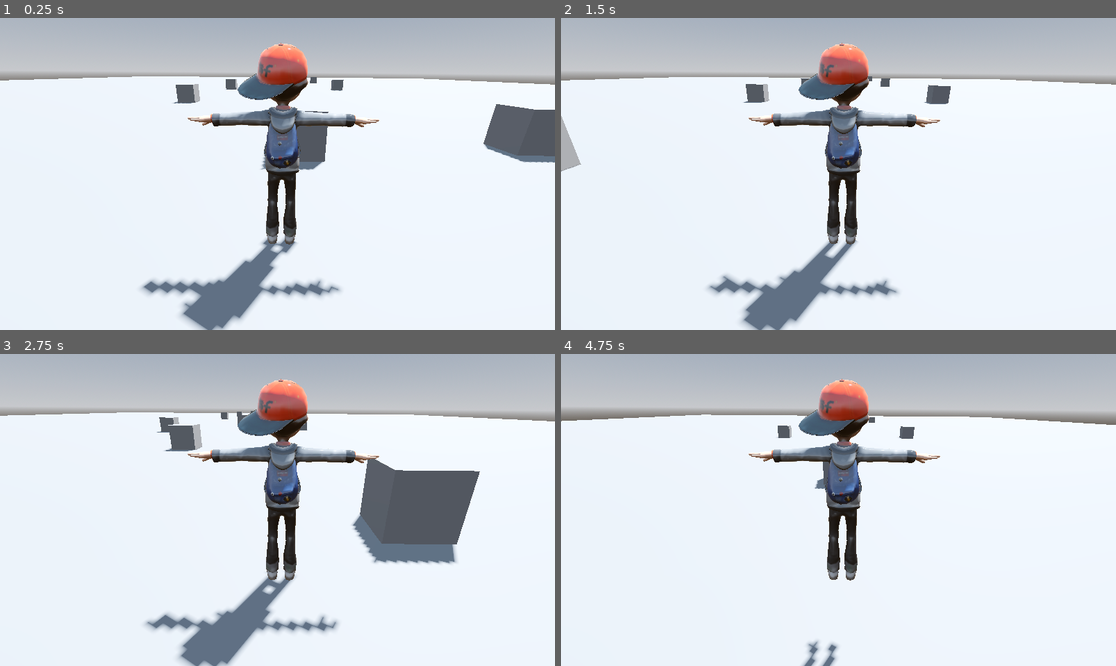
Above: before the commit, frames 1-4 (two rows, left to right).
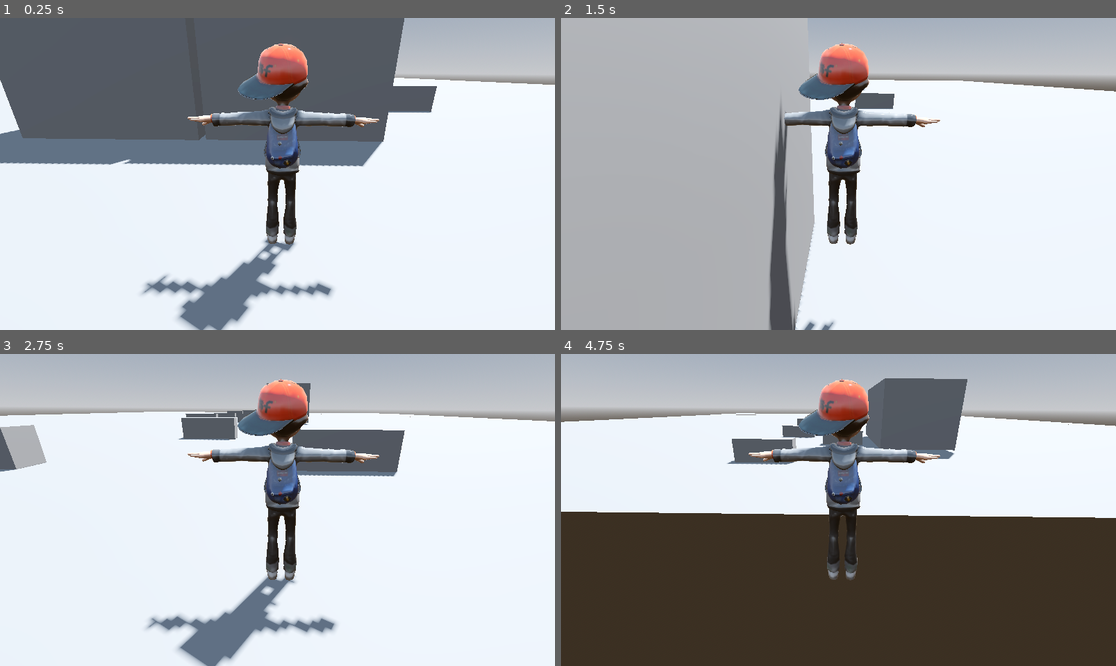
Above: after the commit, the same moments.

Repository: nathandrake3652/Engineer-Rush
Game: Godot game, scene res://mundo.tscn
The game is run twice, just before and just after one commit, with the same random seed, the same clock (stepped at 60 frames per second) and the same inputs.
Inputs:
- Up to frame 1 (0.25 s): no input
- Up to frame 2 (1.5 s): tap Enter (ui_accept) at 0.5, 0.77 s; hold Right (ui_right) 0.53-1.28 s; hold Left (ui_left) from 1.28 s (still down)
- Up to frame 3 (2.75 s): tap Enter (ui_accept) at 1.52 s; release Left (ui_left) at 2.03 s; hold Right (ui_right) from 2.03 s (still down)
- Up to frame 4 (4.75 s): tap Enter (ui_accept) at 3.02, 3.77, 4.52 s; release Right (ui_right) at 3.53 s; hold Left (ui_left) from 3.53 s (still down)

The runs differ from the first frame. In frame 1, 32% of the frame differs, in the area x 0-100%, y 0-100%; in frame 2, 38%; in frame 3, 11%; in frame 4, 53%, in the area x 0-100%, y 7-100%.

Commit message:
mejora de obstaculos
se cambiaron los mesh y colisiones de los obstaculos se planea agregar mas escenas

Diff:
--- a/Terrenos/terreno_0.tscn
+++ b/Terrenos/terreno_0.tscn
@@ -1,11 +1,25 @@
-[gd_scene load_steps=5 format=3 uid="uid://fdf2jjxjq1p7"]
+[gd_scene load_steps=9 format=3 uid="uid://fdf2jjxjq1p7"]
 
 [sub_resource type="PlaneMesh" id="PlaneMesh_wwdcc"]
-size = Vector2(100, 20)
+size = Vector2(100, 26)
 
 [sub_resource type="BoxShape3D" id="BoxShape3D_2gpoa"]
+size = Vector3(2.99902, 1, 1)
 
 [sub_resource type="BoxMesh" id="BoxMesh_kq263"]
+size = Vector3(3, 1, 1)
+
+[sub_resource type="BoxMesh" id="BoxMesh_f0wx7"]
+size = Vector3(3, 1.3, 1)
+
+[sub_resource type="ConcavePolygonShape3D" id="ConcavePolygonShape3D_2vpwb"]
+data = PackedVector3Array(-1.5, 0.65, 0.5, 1.5, 0.65, 0.5, -1.5, -0.65, 0.5, 1.5, 0.65, 0.5, 1.5, -0.65, 0.5, -1.5, -0.65, 0.5, 1.5, 0.65, -0.5, -1.5, 0.65, -0.5, 1.5, -0.65, -0.5, -1.5, 0.65, -0.5, -1.5, -0.65, -0.5, 1.5, -0.65, -0.5, 1.5, 0.65, 0.5, 1.5, 0.65, -0.5, 1.5, -0.65, 0.5, 1.5, 0.65, -0.5, 1.5, -0.65, -0.5, 1.5, -0.65, 0.5, -1.5, 0.65, -0.5, -1.5, 0.65, 0.5, -1.5, -0.65, -0.5, -1.5, 0.65, 0.5, -1.5, -0.65, 0.5, -1.5, -0.65, -0.5, 1.5, 0.65, 0.5, -1.5, 0.65, 0.5, 1.5, 0.65, -0.5, -1.5, 0.65, 0.5, -1.5, 0.65, -0.5, 1.5, 0.65, -0.5, -1.5, -0.65, 0.5, 1.5, -0.65, 0.5, -1.5, -0.65, -0.5, 1.5, -0.65, 0.5, 1.5, -0.65, -0.5, -1.5, -0.65, -0.5)
+
+[sub_resource type="BoxMesh" id="BoxMesh_m0rq6"]
+size = Vector3(4.7, 4, 10)
+
+[sub_resource type="ConcavePolygonShape3D" id="ConcavePolygonShape3D_fhwbb"]
+data = PackedVector3Array(-1.5, 2, 5, 1.5, 2, 5, -1.5, -2, 5, 1.5, 2, 5, 1.5, -2, 5, -1.5, -2, 5, 1.5, 2, -5, -1.5, 2, -5, 1.5, -2, -5, -1.5, 2, -5, -1.5, -2, -5, 1.5, -2, -5, 1.5, 2, 5, 1.5, 2, -5, 1.5, -2, 5, 1.5, 2, -5, 1.5, -2, -5, 1.5, -2, 5, -1.5, 2, -5, -1.5, 2, 5, -1.5, -2, -5, -1.5, 2, 5, -1.5, -2, 5, -1.5, -2, -5, 1.5, 2, 5, -1.5, 2, 5, 1.5, 2, -5, -1.5, 2, 5, -1.5, 2, -5, 1.5, 2, -5, -1.5, -2, 5, 1.5, -2, 5, -1.5, -2, -5, 1.5, -2, 5, 1.5, -2, -5, -1.5, -2, -5)
 
 [sub_resource type="ConcavePolygonShape3D" id="ConcavePolygonShape3D_nelot"]
 data = PackedVector3Array(50, 0, 10, -50, 0, 10, 50, 0, -10, -50, 0, 10, -50, 0, -10, 50, 0, -10)
@@ -15,36 +29,53 @@
 mesh = SubResource("PlaneMesh_wwdcc")
 
 [node name="bloque_0" type="StaticBody3D" parent="."]
-transform = Transform3D(1, 0, 0, 0, 1, 0, 0, 0, 1, -0.127552, 0.5, -3.17008)
+transform = Transform3D(1, 0, 0, 0, 1, 0, 0, 0, 1, 0.116497, 0.5, 2.33651)
 metadata/Gameover = true
 
 [node name="CollisionShape3D" type="CollisionShape3D" parent="bloque_0"]
+transform = Transform3D(1, 0, 0, 0, 1, 0, 0, 0, 1, -0.0438871, 0, -3.29957)
 shape = SubResource("BoxShape3D_2gpoa")
 
 [node name="MeshInstance3D" type="MeshInstance3D" parent="bloque_0"]
+transform = Transform3D(1, 0, 0, 0, 1, 0, 0, 0, 1, -0.0425394, 0.038475, -3.29895)
 mesh = SubResource("BoxMesh_kq263")
 
 [node name="bloque_1" type="StaticBody3D" parent="."]
-transform = Transform3D(1, 0, 0, 0, 1, 0, 0, 0, 1, -4.36017, 0.500001, 5.82678)
+transform = Transform3D(1, 0, 0, 0, 1, 0, 0, 0, 1, -3.94818, 0.500001, 5.82678)
 metadata/Gameover = true
 
-[node name="CollisionShape3D" type="CollisionShape3D" parent="bloque_1"]
-shape = SubResource("BoxShape3D_2gpoa")
+[node name="MeshInstance3D" type="MeshInstance3D" parent="bloque_1"]
+mesh = SubResource("BoxMesh_f0wx7")
 
-[node name="MeshInstance3D" type="MeshInstance3D" parent="bloque_1"]
-mesh = SubResource("BoxMesh_kq263")
+[node name="CollisionShape3D2" type="CollisionShape3D" parent="bloque_1"]
+shape = SubResource("ConcavePolygonShape3D_2vpwb")
 
 [node name="bloque_2" type="StaticBody3D" parent="."]
-transform = Transform3D(1, 0, 0, 0, 1, 0, 0, 0, 1, 5.68089, 0.5, 3.32641)
+transform = Transform3D(1, 0, 0, 0, 1, 0, 0, 0, 1, 4.96669, 0.5, -1.1554)
 metadata/Gameover = true
 
-[node name="CollisionShape3D" type="CollisionShape3D" parent="bloque_2"]
-shape = SubResource("BoxShape3D_2gpoa")
+[node name="MeshInstance3D" type="MeshInstance3D" parent="bloque_2"]
+transform = Transform3D(1, 0, 0, 0, 1, 0, 0, 0, 1, -0.184, 1.69226, -0.912)
+mesh = SubResource("BoxMesh_m0rq6")
 
-[node name="MeshInstance3D" type="MeshInstance3D" parent="bloque_2"]
-mesh = SubResource("BoxMesh_kq263")
+[node name="CollisionShape3D2" type="CollisionShape3D" parent="bloque_2"]
+transform = Transform3D(1.5, 0, 0, 0, 1, 0, 0, 0, 1, -0.212923, 1.59368, -0.910364)
+shape = SubResource("ConcavePolygonShape3D_fhwbb")
 
 [node name="StaticBody3D" type="StaticBody3D" parent="."]
 
 [node name="CollisionShape3D" type="CollisionShape3D" parent="StaticBody3D"]
+transform = Transform3D(1, 0, 0, 0, 1, 0, 0, 0, 1.35, 0, 0, -0.00591946)
 shape = SubResource("ConcavePolygonShape3D_nelot")
+
+[node name="bloque_3" type="StaticBody3D" parent="."]
+transform = Transform3D(1, 0, 0, 0, 1, 0, 0, 0, 1, -4.01719, 0.5, -2.69674)
+metadata/Gameover = true
+
+[node name="CollisionShape3D" type="CollisionShape3D" parent="bloque_3"]
+transform = Transform3D(1, 0, 0, 0, 1, 0, 0, 0, 1, -0.0438871, 0, -3.29957)
+shape = SubResource("BoxShape3D_2gpoa")
+
+[node name="MeshInstance3D" type="MeshInstance3D" parent="bloque_3"]
+transform = Transform3D(1, 0, 0, 0, 1, 0, 0, 0, 1, -0.0425396, 0.038475, -3.29895)
+mesh = SubResource("BoxMesh_kq263")
--- a/Terrenos/terreno_01.tscn
+++ b/Terrenos/terreno_01.tscn
@@ -1,50 +1,66 @@
-[gd_scene load_steps=5 format=3 uid="uid://dmyrceiqgte61"]
+[gd_scene load_steps=8 format=3 uid="uid://dmyrceiqgte61"]
 
 [sub_resource type="PlaneMesh" id="PlaneMesh_wwdcc"]
-size = Vector2(100, 20)
-
-[sub_resource type="BoxShape3D" id="BoxShape3D_2gpoa"]
+size = Vector2(100, 26)
 
 [sub_resource type="BoxMesh" id="BoxMesh_kq263"]
+size = Vector3(3, 1.3, 1)
+
+[sub_resource type="ConvexPolygonShape3D" id="ConvexPolygonShape3D_njt1u"]
+points = PackedVector3Array(1.5, 0.65, 0.5, 1.5, 0.65, -0.5, -1.5, 0.65, 0.5, 1.5, -0.65, 0.5, 1.5, -0.65, -0.5, -1.5, 0.65, -0.5, -1.5, -0.65, 0.5, -1.5, -0.65, -0.5)
+
+[sub_resource type="BoxMesh" id="BoxMesh_w44yl"]
+size = Vector3(4.7, 4, 10)
+
+[sub_resource type="ConvexPolygonShape3D" id="ConvexPolygonShape3D_s7tmr"]
+points = PackedVector3Array(2.34954, 2, 5, 2.34954, -2, 5, 2.34954, 2, -5, -2.35, 2, 5, -2.35, -2, 5, 2.34954, -2, -5, -2.35, 2, -5, -2.35, -2, -5)
 
 [sub_resource type="ConcavePolygonShape3D" id="ConcavePolygonShape3D_nelot"]
 data = PackedVector3Array(50, 0, 10, -50, 0, 10, 50, 0, -10, -50, 0, 10, -50, 0, -10, 50, 0, -10)
+
+[sub_resource type="ConvexPolygonShape3D" id="ConvexPolygonShape3D_b47ck"]
+points = PackedVector3Array(2.34954, 2, 5, 2.34954, -2, 5, 2.34954, 2, -5, -2.35, 2, 5, -2.35, -2, 5, 2.34954, -2, -5, -2.35, 2, -5, -2.35, -2, -5)
 
 [node name="Terreno_0" type="MeshInstance3D"]
 transform = Transform3D(1, 0, 0, 0, 1, 0, 0, 0, 1, 0.00918388, -0.0637169, -8.52457)
 mesh = SubResource("PlaneMesh_wwdcc")
 
 [node name="bloque_0" type="StaticBody3D" parent="."]
-transform = Transform3D(1, 0, 0, 0, 1, 0, 0, 0, 1, -0.167257, 0.5, 2.14114)
+transform = Transform3D(1, 0, 0, 0, 1, 0, 0, 0, 1, -0.167257, 0.5, -5.12596)
 metadata/Gameover = false
-
-[node name="CollisionShape3D" type="CollisionShape3D" parent="bloque_0"]
-shape = SubResource("BoxShape3D_2gpoa")
 
 [node name="MeshInstance3D" type="MeshInstance3D" parent="bloque_0"]
 mesh = SubResource("BoxMesh_kq263")
 
-[node name="bloque_1" type="StaticBody3D" parent="."]
-transform = Transform3D(1, 0, 0, 0, 1, 0, 0, 0, 1, -5.39856, 0.500001, -2.98857)
+[node name="CollisionShape3D" type="CollisionShape3D" parent="bloque_0"]
+shape = SubResource("ConvexPolygonShape3D_njt1u")
+
+[node name="bloque_2" type="StaticBody3D" parent="."]
+transform = Transform3D(1, 0, 0, 0, 1, 0, 0, 0, 1, 5.19545, 0.5, 8.08978)
 metadata/Gameover = false
 
-[node name="CollisionShape3D" type="CollisionShape3D" parent="bloque_1"]
-shape = SubResource("BoxShape3D_2gpoa")
-
-[node name="MeshInstance3D" type="MeshInstance3D" parent="bloque_1"]
-mesh = SubResource("BoxMesh_kq263")
-
-[node name="bloque_2" type="StaticBody3D" parent="."]
-transform = Transform3D(1, 0, 0, 0, 1, 0, 0, 0, 1, 5.19545, 0.5, 5.79967)
-metadata/Gameover = false
+[node name="MeshInstance3D" type="MeshInstance3D" parent="bloque_2"]
+transform = Transform3D(1, 0, 0, 0, 1, 0, 0, 0, 1, -0.823135, 1.40193, -3.17987)
+mesh = SubResource("BoxMesh_w44yl")
 
 [node name="CollisionShape3D" type="CollisionShape3D" parent="bloque_2"]
-shape = SubResource("BoxShape3D_2gpoa")
-
-[node name="MeshInstance3D" type="MeshInstance3D" parent="bloque_2"]
-mesh = SubResource("BoxMesh_kq263")
+transform = Transform3D(1, 0, 0, 0, 1, 0, 0, 0, 1, -0.823135, 1.40193, -3.17987)
+shape = SubResource("ConvexPolygonShape3D_s7tmr")
 
 [node name="StaticBody3D" type="StaticBody3D" parent="."]
 
 [node name="CollisionShape3D" type="CollisionShape3D" parent="StaticBody3D"]
+transform = Transform3D(1, 0, 0, 0, 1, 0, 0, 0, 1.35, -0.031, 0, -0.0077734)
 shape = SubResource("ConcavePolygonShape3D_nelot")
+
+[node name="bloque_3" type="StaticBody3D" parent="."]
+transform = Transform3D(1, 0, 0, 0, 1, 0, 0, 0, 1, -4.84366, 0.5, 8.79448)
+metadata/Gameover = false
+
+[node name="MeshInstance3D" type="MeshInstance3D" parent="bloque_3"]
+transform = Transform3D(1, 0, 0, 0, 1, 0, 0, 0, 1, -0.823135, 1.40193, -3.17987)
+mesh = SubResource("BoxMesh_w44yl")
+
+[node name="CollisionShape3D" type="CollisionShape3D" parent="bloque_3"]
+transform = Transform3D(1, 0, 0, 0, 1, 0, 0, 0, 1, -0.823135, 1.40193, -3.17987)
+shape = SubResource("ConvexPolygonShape3D_b47ck")
--- a/Terrenos/terreno_02.tscn
+++ b/Terrenos/terreno_02.tscn
@@ -1,50 +1,84 @@
-[gd_scene load_steps=5 format=3 uid="uid://bcy88q8sf4n8e"]
+[gd_scene load_steps=10 format=3 uid="uid://bcy88q8sf4n8e"]
 
 [sub_resource type="PlaneMesh" id="PlaneMesh_wwdcc"]
-size = Vector2(100, 20)
+size = Vector2(100, 26)
+
+[sub_resource type="BoxMesh" id="BoxMesh_kq263"]
+size = Vector3(4.7, 4, 10)
+
+[sub_resource type="ConvexPolygonShape3D" id="ConvexPolygonShape3D_whgxy"]
+points = PackedVector3Array(-1.5, -2, -5, 1.5, -2, -5, -1.5, -2, 5, -1.5, 2, -5, 1.5, 2, -5, 1.5, -2, 5, -1.5, 2, 5, 1.5, 2, 5)
 
 [sub_resource type="BoxShape3D" id="BoxShape3D_2gpoa"]
+size = Vector3(3.04321, 1.11572, 1)
 
-[sub_resource type="BoxMesh" id="BoxMesh_kq263"]
+[sub_resource type="BoxMesh" id="BoxMesh_foc24"]
+size = Vector3(3, 1.3, 1)
+
+[sub_resource type="ConvexPolygonShape3D" id="ConvexPolygonShape3D_h071w"]
+points = PackedVector3Array(-1.5, -2, -5, 1.5, -2, -5, -1.5, -2, 5, -1.5, 2, -5, 1.5, 2, -5, 1.5, -2, 5, -1.5, 2, 5, 1.5, 2, 5)
 
 [sub_resource type="ConcavePolygonShape3D" id="ConcavePolygonShape3D_nelot"]
 data = PackedVector3Array(50, 0, 10, -50, 0, 10, 50, 0, -10, -50, 0, 10, -50, 0, -10, 50, 0, -10)
 
+[sub_resource type="BoxMesh" id="BoxMesh_15jgl"]
+size = Vector3(3, 1.3, 1)
+
+[sub_resource type="ConvexPolygonShape3D" id="ConvexPolygonShape3D_v5at2"]
+points = PackedVector3Array(1.5, 0.65, 0.5, 1.5, 0.65, -0.5, -1.5, 0.65, 0.5, 1.5, -0.65, 0.5, 1.5, -0.65, -0.5, -1.5, 0.65, -0.5, -1.5, -0.65, 0.5, -1.5, -0.65, -0.5)
+
 [node name="Terreno_0" type="MeshInstance3D"]
-transform = Transform3D(1, 0, 0, 0, 1, 0, 0, 0, 1, 0.00918388, -0.0637169, -8.52457)
+transform = Transform3D(1, 0, 0, 0, 1, 0, 0, 0, 1, 0.150583, -0.0637207, -8.52308)
 mesh = SubResource("PlaneMesh_wwdcc")
 
 [node name="bloque_0" type="StaticBody3D" parent="."]
 transform = Transform3D(1, 0, 0, 0, 1, 0, 0, 0, 1, -0.125612, 0.5, 1.89552)
 metadata/Gameover = false
 
-[node name="CollisionShape3D" type="CollisionShape3D" parent="bloque_0"]
-shape = SubResource("BoxShape3D_2gpoa")
-
 [node name="MeshInstance3D" type="MeshInstance3D" parent="bloque_0"]
+transform = Transform3D(1, 0, 0, 0, 1, 0, 0, 0, 1, 0.317784, 1.56758, -1.00731)
 mesh = SubResource("BoxMesh_kq263")
 
+[node name="CollisionShape3D" type="CollisionShape3D" parent="bloque_0"]
+transform = Transform3D(1, 0, 0, 0, 1, 0, 0, 0, 1, 0, 1.5747, -1.00731)
+shape = SubResource("ConvexPolygonShape3D_whgxy")
+
 [node name="bloque_1" type="StaticBody3D" parent="."]
-transform = Transform3D(1, 0, 0, 0, 1, 0, 0, 0, 1, -5.14605, 0.500001, 6.1288)
+transform = Transform3D(1, 0, 0, 0, 1, 0, 0, 0, 1, -4.98245, 0.500001, 6.1288)
 metadata/Gameover = false
 
 [node name="CollisionShape3D" type="CollisionShape3D" parent="bloque_1"]
+transform = Transform3D(1, 0, 0, 0, 1, 0, 0, 0, 1, -0.0299072, 0.0578613, 0)
 shape = SubResource("BoxShape3D_2gpoa")
 
 [node name="MeshInstance3D" type="MeshInstance3D" parent="bloque_1"]
+transform = Transform3D(1, 0, 0, 0, 1, 0, 0, 0, 1, -0.0261583, -0.0229216, 0.0105639)
+mesh = SubResource("BoxMesh_foc24")
+
+[node name="bloque_2" type="StaticBody3D" parent="."]
+transform = Transform3D(1, 0, 0, 0, 1, 0, 0, 0, 1, 5.67736, 2.00152, -0.152069)
+metadata/Gameover = false
+
+[node name="MeshInstance3D" type="MeshInstance3D" parent="bloque_2"]
+transform = Transform3D(1, 0, 0, 0, 1, 0, 0, 0, 1, -0.660418, 0, 0.999222)
 mesh = SubResource("BoxMesh_kq263")
 
-[node name="bloque_2" type="StaticBody3D" parent="."]
-transform = Transform3D(1, 0, 0, 0, 1, 0, 0, 0, 1, 5.67736, 0.499999, -4.31444)
-metadata/Gameover = false
-
 [node name="CollisionShape3D" type="CollisionShape3D" parent="bloque_2"]
-shape = SubResource("BoxShape3D_2gpoa")
-
-[node name="MeshInstance3D" type="MeshInstance3D" parent="bloque_2"]
-mesh = SubResource("BoxMesh_kq263")
+shape = SubResource("ConvexPolygonShape3D_h071w")
 
 [node name="StaticBody3D" type="StaticBody3D" parent="."]
 
 [node name="CollisionShape3D" type="CollisionShape3D" parent="StaticBody3D"]
+transform = Transform3D(1, 0, 0, 0, 1, 0, 0, 0, 1.34, -0.0291138, 0.0508118, -0.0235519)
 shape = SubResource("ConcavePolygonShape3D_nelot")
+
+[node name="StaticBody3D2" type="StaticBody3D" parent="."]
+transform = Transform3D(1, 0, 0, 0, 1, 0, 0, 0, 1, -5.53055, 0, -5.49618)
+
+[node name="MeshInstance3D" type="MeshInstance3D" parent="StaticBody3D2"]
+transform = Transform3D(1, 0, 0, 0, 1, 0, 0, 0, 1, 0.435993, 0.500437, 0)
+mesh = SubResource("BoxMesh_15jgl")
+
+[node name="CollisionShape3D" type="CollisionShape3D" parent="StaticBody3D2"]
+transform = Transform3D(1, 0, 0, 0, 1, 0, 0, 0, 1, 0.435993, 0.500437, 0)
+shape = SubResource("ConvexPolygonShape3D_v5at2")
--- a/Terrenos/terreno_03.tscn
+++ b/Terrenos/terreno_03.tscn
@@ -1,50 +1,68 @@
-[gd_scene load_steps=5 format=3 uid="uid://oovcdr5ay2le"]
+[gd_scene load_steps=8 format=3 uid="uid://oovcdr5ay2le"]
 
 [sub_resource type="PlaneMesh" id="PlaneMesh_wwdcc"]
-size = Vector2(100, 20)
-
-[sub_resource type="BoxShape3D" id="BoxShape3D_2gpoa"]
+size = Vector2(100, 26)
 
 [sub_resource type="BoxMesh" id="BoxMesh_kq263"]
+size = Vector3(4.7, 4, 10)
+
+[sub_resource type="ConvexPolygonShape3D" id="ConvexPolygonShape3D_fknpj"]
+points = PackedVector3Array(2.34954, 2, 5, 2.34954, -2, 5, 2.34954, 2, -5, -2.35, 2, 5, -2.35, -2, 5, 2.34954, -2, -5, -2.35, 2, -5, -2.35, -2, -5)
+
+[sub_resource type="ConvexPolygonShape3D" id="ConvexPolygonShape3D_bqa7q"]
+points = PackedVector3Array(2.34954, 2, 5, 2.34954, -2, 5, 2.34954, 2, -5, -2.35, 2, 5, -2.35, -2, 5, 2.34954, -2, -5, -2.35, 2, -5, -2.35, -2, -5)
+
+[sub_resource type="BoxMesh" id="BoxMesh_sobci"]
+size = Vector3(3, 1.3, 1)
+
+[sub_resource type="ConvexPolygonShape3D" id="ConvexPolygonShape3D_ohjqs"]
+points = PackedVector3Array(1.5, 0.65, 0.5, 1.5, 0.65, -0.5, -1.5, 0.65, 0.5, 1.5, -0.65, 0.5, 1.5, -0.65, -0.5, -1.5, 0.65, -0.5, -1.5, -0.65, 0.5, -1.5, -0.65, -0.5)
 
 [sub_resource type="ConcavePolygonShape3D" id="ConcavePolygonShape3D_nelot"]
 data = PackedVector3Array(50, 0, 10, -50, 0, 10, 50, 0, -10, -50, 0, 10, -50, 0, -10, 50, 0, -10)
 
 [node name="Terreno_0" type="MeshInstance3D"]
-transform = Transform3D(1, 0, 0, 0, 1, 0, 0, 0, 1, 0.00918388, -0.0637169, -8.52457)
+transform = Transform3D(1, 0, 0, 0, 1, 0, 0, 0, 1, -0.0151844, -0.00408937, -7.89975)
 mesh = SubResource("PlaneMesh_wwdcc")
 
 [node name="bloque_0" type="StaticBody3D" parent="."]
-transform = Transform3D(1, 0, 0, 0, 1, 0, 0, 0, 1, 0.381489, 0.5, 4.41718)
+transform = Transform3D(1, 0, 0, 0, 1, 0, 0, 0, 1, 0.381489, 0.5, 1.23951)
 metadata/Gameover = false
 
-[node name="CollisionShape3D" type="CollisionShape3D" parent="bloque_0"]
-shape = SubResource("BoxShape3D_2gpoa")
-
 [node name="MeshInstance3D" type="MeshInstance3D" parent="bloque_0"]
+transform = Transform3D(1, 0, 0, 0, 1, 0, 0, 0, 1, 0, 1.42638, 0)
 mesh = SubResource("BoxMesh_kq263")
 
+[node name="CollisionShape3D" type="CollisionShape3D" parent="bloque_0"]
+transform = Transform3D(1, 0, 0, 0, 1, 0, 0, 0, 1, 0, 1.42638, 0)
+shape = SubResource("ConvexPolygonShape3D_fknpj")
+
 [node name="bloque_1" type="StaticBody3D" parent="."]
-transform = Transform3D(1, 0, 0, 0, 1, 0, 0, 0, 1, -5.52415, 0.500001, -5.85669)
+transform = Transform3D(1, 0, 0, 0, 1, 0, 0, 0, 1, -4.52735, 1.97298, 2.95024)
 metadata/Gameover = false
 
-[node name="CollisionShape3D" type="CollisionShape3D" parent="bloque_1"]
-shape = SubResource("BoxShape3D_2gpoa")
-
 [node name="MeshInstance3D" type="MeshInstance3D" parent="bloque_1"]
+transform = Transform3D(1, 0, 0, 0, 1, 0, 0, 0, 1, 0.026907, 9.53674e-07, -1.67603)
 mesh = SubResource("BoxMesh_kq263")
 
+[node name="CollisionShape3D" type="CollisionShape3D" parent="bloque_1"]
+transform = Transform3D(1, 0, 0, 0, 1, 0, 0, 0, 1, 0.026907, 9.53674e-07, -0.00385284)
+shape = SubResource("ConvexPolygonShape3D_bqa7q")
+
 [node name="bloque_2" type="StaticBody3D" parent="."]
-transform = Transform3D(1, 0, 0, 0, 1, 0, 0, 0, 1, 5.74323, 0.5, 3.85896)
+transform = Transform3D(1, 0, 0, 0, 1, 0, 0, 0, 1, 5.7045, 0.546901, -0.049634)
 metadata/Gameover = false
 
+[node name="MeshInstance3D" type="MeshInstance3D" parent="bloque_2"]
+transform = Transform3D(1, 0, 0, 0, 1, 0, 0, 0, 1, 0, -0.0663943, 0)
+mesh = SubResource("BoxMesh_sobci")
+
 [node name="CollisionShape3D" type="CollisionShape3D" parent="bloque_2"]
-shape = SubResource("BoxShape3D_2gpoa")
-
-[node name="MeshInstance3D" type="MeshInstance3D" parent="bloque_2"]
-mesh = SubResource("BoxMesh_kq263")
+transform = Transform3D(1, 0, 0, 0, 1, 0, 0, 0, 1, 0, -0.0663943, 0)
+shape = SubResource("ConvexPolygonShape3D_ohjqs")
 
 [node name="StaticBody3D" type="StaticBody3D" parent="."]
 
 [node name="CollisionShape3D" type="CollisionShape3D" parent="StaticBody3D"]
+transform = Transform3D(1, 0, 0, 0, 1, 0, 0, 0, 1.32, 0, 0, 0)
 shape = SubResource("ConcavePolygonShape3D_nelot")
--- a/Terrenos/terreno_05.tscn
+++ b/Terrenos/terreno_05.tscn
@@ -6,6 +6,7 @@
 [sub_resource type="BoxShape3D" id="BoxShape3D_2gpoa"]
 
 [sub_resource type="BoxMesh" id="BoxMesh_kq263"]
+size = Vector3(3, 1.3, 1)
 
 [sub_resource type="ConcavePolygonShape3D" id="ConcavePolygonShape3D_nelot"]
 data = PackedVector3Array(50, 0, 10, -50, 0, 10, 50, 0, -10, -50, 0, 10, -50, 0, -10, 50, 0, -10)
--- /dev/null
+++ b/niveles/nivel 1.tscn
@@ -0,0 +1,27 @@
+[gd_scene load_steps=4 format=3 uid="uid://wvoy2c38nnjp"]
+
+[sub_resource type="PlaneMesh" id="PlaneMesh_0lq8q"]
+size = Vector2(20, 2000)
+
+[sub_resource type="BoxMesh" id="BoxMesh_ybesj"]
+size = Vector3(5, 2, 1)
+
+[sub_resource type="BoxShape3D" id="BoxShape3D_wf6r6"]
+size = Vector3(5.03027, 2.07141, 1)
+
+[node name="Nivel1" type="Node3D"]
+
+[node name="MeshInstance3D" type="MeshInstance3D" parent="."]
+transform = Transform3D(1, 0, 0, 0, 1, 0, 0, 0, 1, 0, 0, -970.113)
+mesh = SubResource("PlaneMesh_0lq8q")
+
+[node name="valla" type="StaticBody3D" parent="MeshInstance3D"]
+transform = Transform3D(1, 0, 0, 0, 1, 0, 0, 0, 1, -7.49396, 0, 970.303)
+
+[node name="MeshInstance3D" type="MeshInstance3D" parent="MeshInstance3D/valla"]
+transform = Transform3D(1, 0, 0, 0, 1, 0, 0, 0, 1, 1.69467, 0.573989, 0)
+mesh = SubResource("BoxMesh_ybesj")
+
+[node name="CollisionShape3D" type="CollisionShape3D" parent="MeshInstance3D/valla"]
+transform = Transform3D(1, 0, 0, 0, 1, 0, 0, 0, 1, 1.72256, 0.535706, 0)
+shape = SubResource("BoxShape3D_wf6r6")
--- a/player.gd
+++ b/player.gd
@@ -2,7 +2,7 @@
 
 
 const SPEED = 60.0
-const JUMP_VELOCITY = 4.5
+const JUMP_VELOCITY = 5
 const MAX_VELOCITY_X = 20.0
 const DISTANCE_POSITION = 4.0
 const CENTER_POSITION = 0.0
